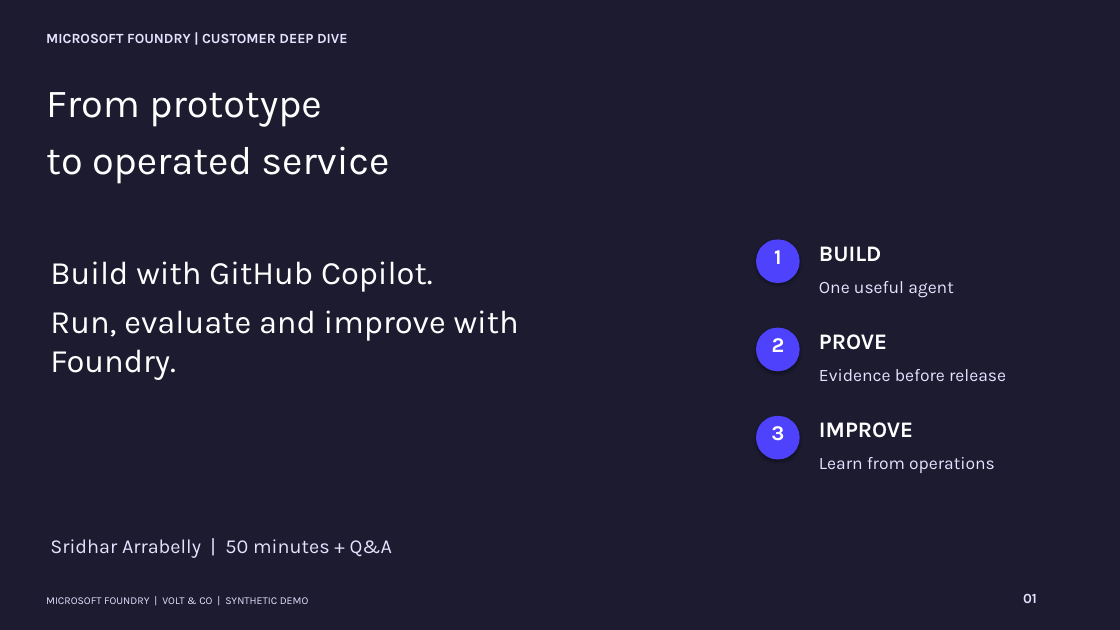
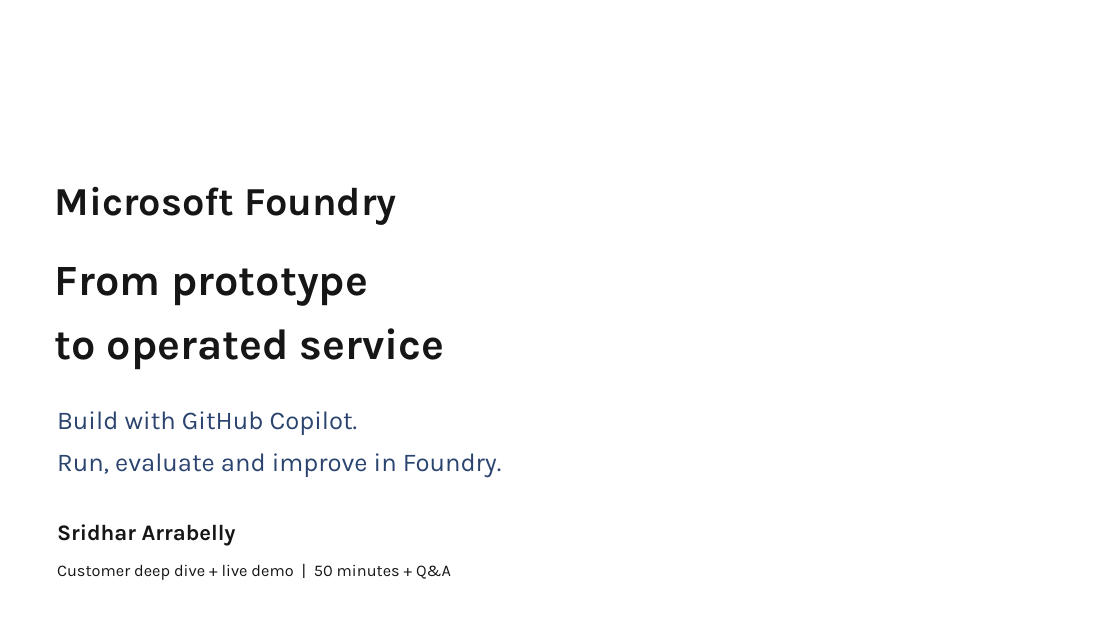
Before and after one commit to SridharArrabelly/foundry-showcase, a slide deck: slide 1 of presentation/Foundry - From prototype to operated service.pptx. Drawn at 1120x630 pixels with LibreOffice and Linux fonts; fonts in the diff are those of the drawing; background and template pictures are left out. Boxes give left, top, right and bottom in pixels: in the first picture for what was removed or moved away, otherwise in the second. Text is boxed around its words. In the diff, an @@ line names an element or a change of style, - is before the commit and + after.

```diff
--- a/presentation/Foundry - From prototype to operated service.pptx
+++ b/presentation/Foundry - From prototype to operated service.pptx
@@ background #1C1B30 to picture (left out) @@
@@ text removed at (x1=46, y1=33, x2=347, y2=43) @@
-MICROSOFT FOUNDRY | CUSTOMER DEEP DIVE
@@ text added at (x1=55, y1=186, x2=397, y2=225), 34 pt, text #161616, bold @@
+Microsoft Foundry
@@ ellipse removed at (x1=756, y1=239, x2=800, y2=283) @@
@@ text "From prototype" moved from (x1=46, y1=92, x2=389, y2=184) to (x1=55, y1=267, x2=445, y2=370) @@
@@ text "From prototype" at (x1=55, y1=267, x2=445, y2=370): size 34 to 37 pt, text colour #FFFFFF to #161616, bold on; line spacing 1 to 1.08; less space between paragraphs @@
@@ text removed at (x1=774, y1=250, x2=781, y2=264) @@
-1
@@ text removed at (x1=819, y1=246, x2=881, y2=262) @@
-BUILD
@@ text removed at (x1=819, y1=281, x2=954, y2=298) @@
-One useful agent
@@ ellipse removed at (x1=756, y1=328, x2=800, y2=371) @@
@@ text removed at (x1=772, y1=338, x2=785, y2=352) @@
-2
@@ text removed at (x1=819, y1=334, x2=887, y2=350) @@
-PROVE
@@ text removed at (x1=819, y1=369, x2=1006, y2=381) @@
-Evidence before release
@@ text at (x1=57, y1=411, x2=358, y2=435): size 28 to 22 pt, text colour #FFFFFF to #2A446F in "Build with GitHub Copilot."; line spacing 1 to 1.08; less space between paragraphs @@
@@ text "Build with GitHub Copilot." moved from (x1=50, y1=261, x2=519, y2=380) to (x1=57, y1=411, x2=502, y2=477) @@
@@ ellipse removed at (x1=756, y1=416, x2=800, y2=460) @@
@@ text removed at (x1=771, y1=426, x2=784, y2=441) @@
-3
@@ text removed at (x1=819, y1=422, x2=913, y2=438) @@
-IMPROVE
@@ text at (x1=57, y1=453, x2=502, y2=477): text changed; size 28 to 22 pt; text colour #FFFFFF to #2A446F @@
-Run, evaluate and improve with Foundry.
+Run, evaluate and improve in Foundry.
@@ text removed at (x1=819, y1=457, x2=995, y2=473) @@
-Learn from operations
@@ text added at (x1=57, y1=524, x2=236, y2=546), 19 pt, text #161616, bold @@
+Sridhar Arrabelly
@@ text at (x1=57, y1=565, x2=451, y2=580): text changed; size 17 to 14 pt; text colour #E6E1FF to #161616 @@
-Sridhar Arrabelly | 50 minutes + Q&A
+Customer deep dive + live demo | 50 minutes + Q&A
@@ text removed at (x1=46, y1=597, x2=309, y2=604) @@
-MICROSOFT FOUNDRY | VOLT & CO | SYNTHETIC DEMO
@@ text removed at (x1=1023, y1=593, x2=1037, y2=603) @@
-01
```
Also in this commit, not shown: 5 other slides changed, 14 slides added, 14 slides removed, 40 other files.
